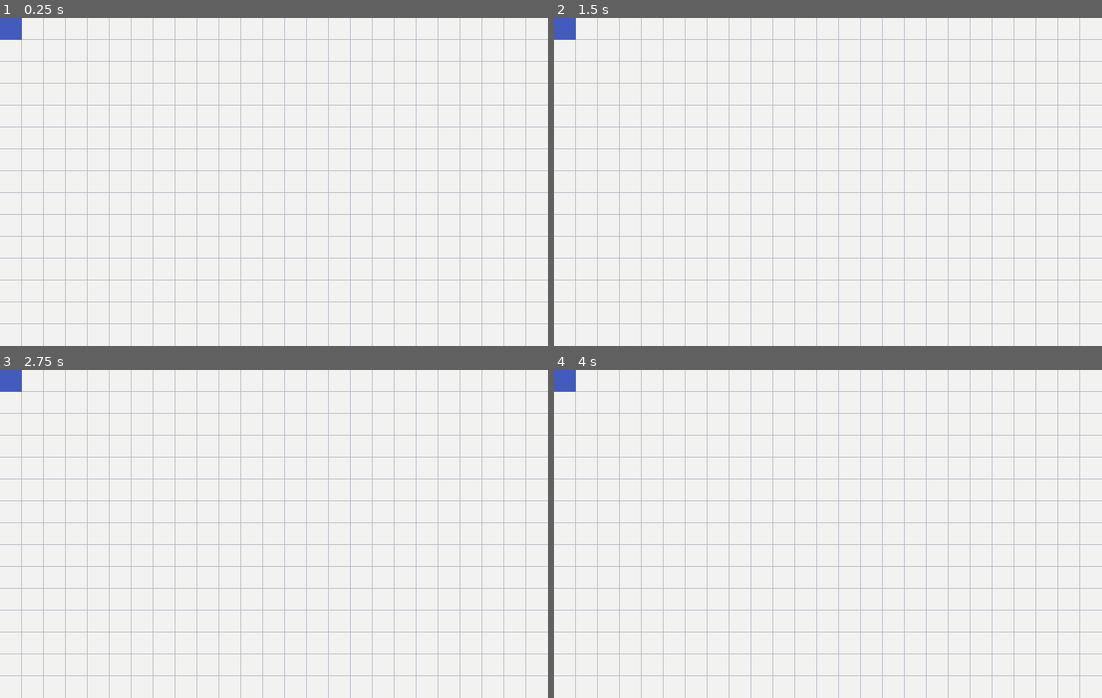
Above: before the commit, frames 1-4 (two rows, left to right).
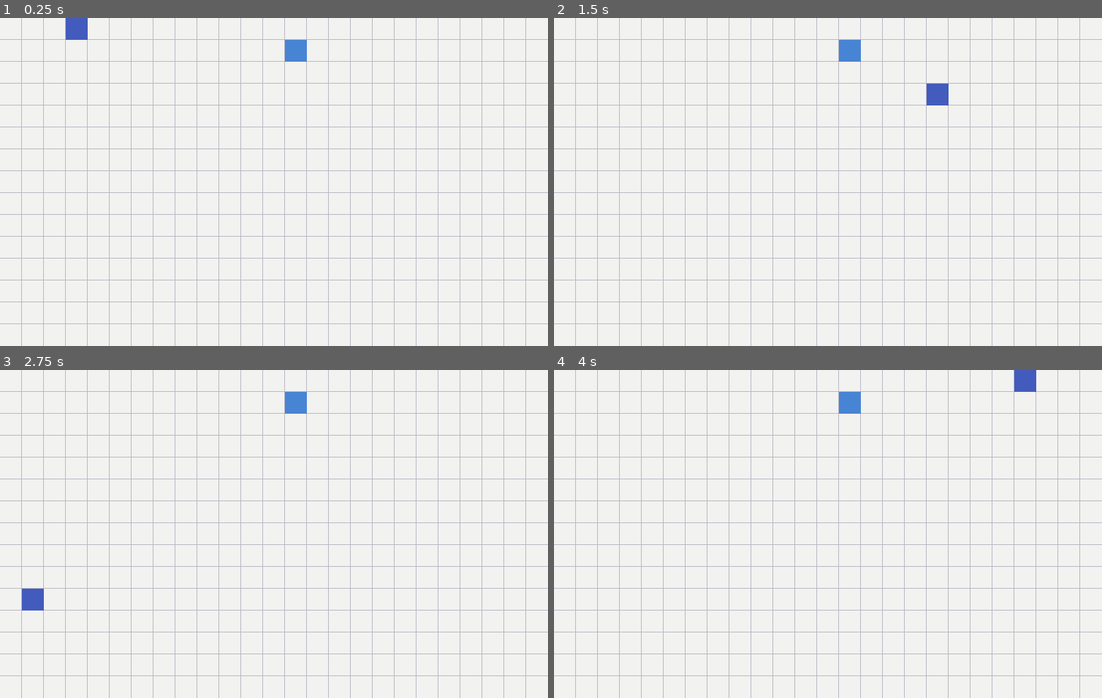
Above: after the commit, the same moments.

Repository: lordBman/GodotSnakeGame
Game: Godot game, scene res://scenes/world.tscn
Same seed, same stepped clock (60 frames per second), same inputs: the game is played once before the commit and once after it.
Inputs:
- Up to frame 1 (0.25 s): no input
- Up to frame 2 (1.5 s): hold Right (move_right, bound only after the commit) 0.53-1.28 s; hold Down (move_down, bound only after the commit) from 1.28 s (still down)
- Up to frame 3 (2.75 s): release Down (move_down, bound only after the commit) at 2.03 s; hold Right (move_right, bound only after the commit) from 2.03 s (still down)
- Up to frame 4 (4 s): release Right (move_right, bound only after the commit) at 2.78 s; hold Up (move_up, bound only after the commit) 2.78-3.53 s; hold Left (move_left, bound only after the commit) from 3.53 s (still down)

The runs differ from the first frame. In frame 1, 0.8% of the frame differs, in the area x 0-56%, y 0-14%; in frame 2, 0.8%; in frame 3, 0.8%; in frame 4, 0.8%.

Commit message:
snake growing and food spawning

Diff:
--- a/project.godot
+++ b/project.godot
@@ -15,10 +15,6 @@
 config/features=PackedStringArray("4.1", "GL Compatibility")
 config/icon="res://icon.svg"
 
-[autoload]
-
-Game="*res://scripts/game.gd"
-
 [display]
 
 window/size/viewport_width=800
@@ -27,6 +23,29 @@
 window/size/window_height_override=480
 window/stretch/mode="viewport"
 
+[input]
+
+move_up={
+"deadzone": 0.5,
+"events": [Object(InputEventKey,"resource_local_to_scene":false,"resource_name":"","device":-1,"window_id":0,"alt_pressed":false,"shift_pressed":false,"ctrl_pressed":false,"meta_pressed":false,"pressed":false,"keycode":0,"physical_keycode":4194320,"key_label":0,"unicode":0,"echo":false,"script":null)
+]
+}
+move_down={
+"deadzone": 0.5,
+"events": [Object(InputEventKey,"resource_local_to_scene":false,"resource_name":"","device":-1,"window_id":0,"alt_pressed":false,"shift_pressed":false,"ctrl_pressed":false,"meta_pressed":false,"pressed":false,"keycode":0,"physical_keycode":4194322,"key_label":0,"unicode":0,"echo":false,"script":null)
+]
+}
+move_right={
+"deadzone": 0.5,
+"events": [Object(InputEventKey,"resource_local_to_scene":false,"resource_name":"","device":-1,"window_id":0,"alt_pressed":false,"shift_pressed":false,"ctrl_pressed":false,"meta_pressed":false,"pressed":false,"keycode":0,"physical_keycode":4194321,"key_label":0,"unicode":0,"echo":false,"script":null)
+]
+}
+move_left={
+"deadzone": 0.5,
+"events": [Object(InputEventKey,"resource_local_to_scene":false,"resource_name":"","device":-1,"window_id":0,"alt_pressed":false,"shift_pressed":false,"ctrl_pressed":false,"meta_pressed":false,"pressed":false,"keycode":0,"physical_keycode":4194319,"key_label":0,"unicode":0,"echo":false,"script":null)
+]
+}
+
 [rendering]
 
 renderer/rendering_method="gl_compatibility"
--- a/scenes/world.tscn
+++ b/scenes/world.tscn
@@ -1,7 +1,8 @@
-[gd_scene load_steps=3 format=3 uid="uid://bs3wxggwsgxnk"]
+[gd_scene load_steps=4 format=3 uid="uid://bs3wxggwsgxnk"]
 
 [ext_resource type="Script" path="res://scripts/grid.gd" id="1_ipqhe"]
 [ext_resource type="Script" path="res://scripts/snake.gd" id="2_d0wr0"]
+[ext_resource type="Script" path="res://scripts/food.gd" id="3_y5mjc"]
 
 [node name="world" type="Node2D"]
 
@@ -9,4 +10,8 @@
 script = ExtResource("1_ipqhe")
 
 [node name="snake" type="Node2D" parent="."]
+unique_name_in_owner = true
 script = ExtResource("2_d0wr0")
+
+[node name="food" type="Node2D" parent="."]
+script = ExtResource("3_y5mjc")
--- /dev/null
+++ b/scripts/food.gd
@@ -0,0 +1,29 @@
+class_name Food extends Node2D
+
+var current_position := Vector2()
+@onready var snake = %snake as Snake
+# Called when the node enters the scene tree for the first time.
+func _ready():
+	spawn()
+
+# Called every frame. 'delta' is the elapsed time since the previous frame.
+func _process(delta):
+	var is_on_occupied_position = snake.intersects(Rect2(current_position, Vector2(Game.CELL_SIZE, Game.CELL_SIZE)))
+	if(is_on_occupied_position):
+		snake.grow()
+		spawn()
+	queue_redraw()
+
+func _draw():
+	draw_rect(Rect2(current_position, Vector2(Game.CELL_SIZE, Game.CELL_SIZE)), Colors.BLUE)
+
+func spawn():
+	var is_on_occupied_position = true
+
+	while is_on_occupied_position:
+		var random_position = Vector2()
+		random_position.x = randi_range(0, Game.CELL_AMOUNT.x - 1)
+		random_position.y = randi_range(0, Game.CELL_AMOUNT.y - 1)
+
+		current_position = random_position * Game.CELL_SIZE
+		is_on_occupied_position = snake.intersects(Rect2(current_position, Vector2(Game.CELL_SIZE, Game.CELL_SIZE)))
--- a/scripts/game.gd
+++ b/scripts/game.gd
@@ -1,4 +1,4 @@
-extends Node
+class_name Game
 
 const GRID_SIZE := Vector2(800, 480)
 const CELL_SIZE := 32
--- a/scripts/mini_snake.gd
+++ /dev/null
@@ -1,8 +0,0 @@
-class_name MiniSnake
-
-var current_position := Vector2()
-var size := Vector2()
-var color := Color()
-
-func  get_rect()->Rect2:
-	return Rect2(current_position, size)
--- /dev/null
+++ b/scripts/part.gd
@@ -0,0 +1,14 @@
+class_name Part
+
+var current_position := Vector2(): set = _set_position
+var prev_position := Vector2()
+
+var size := Vector2(Game.CELL_SIZE, Game.CELL_SIZE)
+var color := Colors.BLUE
+
+func  get_rect()->Rect2:
+	return Rect2(current_position, size)
+
+func _set_position(position: Vector2):
+	prev_position = current_position
+	current_position = position
--- a/scripts/snake.gd
+++ b/scripts/snake.gd
@@ -1,16 +1,59 @@
-extends Node2D
+class_name Snake extends Node2D
 
-var head := MiniSnake.new()
+var current_direction := Vector2.RIGHT;
+var next_direction := Vector2.RIGHT;
+
+var parts := []
+
+var tween_move: Tween
 
 # Called when the node enters the scene tree for the first time.
 func _ready():
+	var head = Part.new()
 	head.color = Colors.BLUE_DARK
-	head.size = Vector2(Game.CELL_SIZE, Game.CELL_SIZE)
 
+	parts.push_front(head)
+
+	tween_move = create_tween().set_loops()
+	tween_move.tween_callback(move).set_delay(0.074)
 
 # Called every frame. 'delta' is the elapsed time since the previous frame.
 func _process(delta):
 	queue_redraw()
 
 func  _draw():
-	draw_rect(head.get_rect(), head.color)
+	for part in parts:
+		draw_rect(part.get_rect(), part.color)
+
+func _input(event):
+	if event.is_action_pressed("move_down") and current_direction != Vector2.UP:
+		next_direction = Vector2.DOWN
+	elif event.is_action_pressed("move_left") and current_direction != Vector2.RIGHT:
+		next_direction = Vector2.LEFT
+	elif event.is_action_pressed("move_up") and current_direction != Vector2.DOWN:
+		next_direction = Vector2.UP
+	elif event.is_action_pressed("move_right") and current_direction != Vector2.LEFT:
+		next_direction = Vector2.RIGHT
+
+func move():
+	current_direction = next_direction
+	var init = Vector2(parts.front().current_position + (current_direction * Game.CELL_SIZE))
+
+	init.x = fposmod(init.x, Game.GRID_SIZE.x)
+	init.y = fposmod(init.y, Game.GRID_SIZE.y)
+
+	for part in parts:
+		(part as Part).current_position = init
+		init = (part as Part).prev_position
+
+func grow():
+	var init = Part.new()
+	init.current_position = (parts.back() as Part).current_position
+
+	parts.push_back(init)
+
+func intersects(init: Rect2)->bool:
+	for part in parts:
+		if (part as Part).get_rect().intersects(init):
+			return true
+	return false
